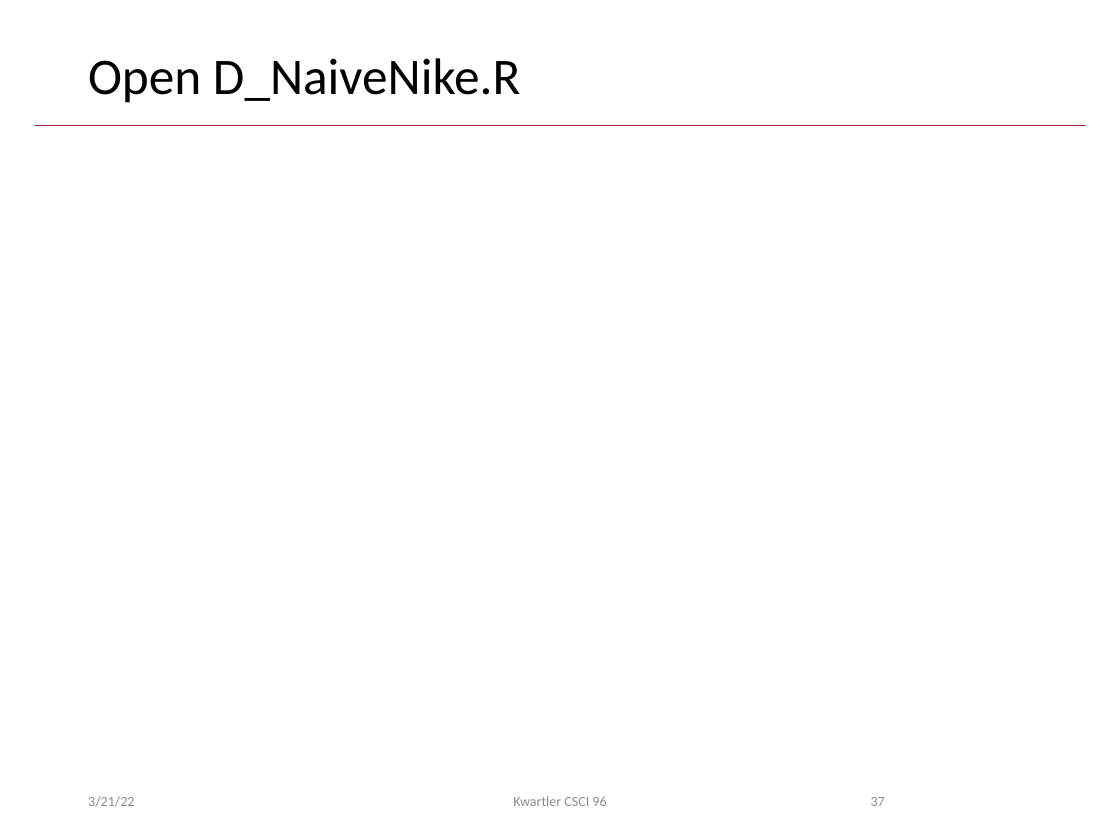
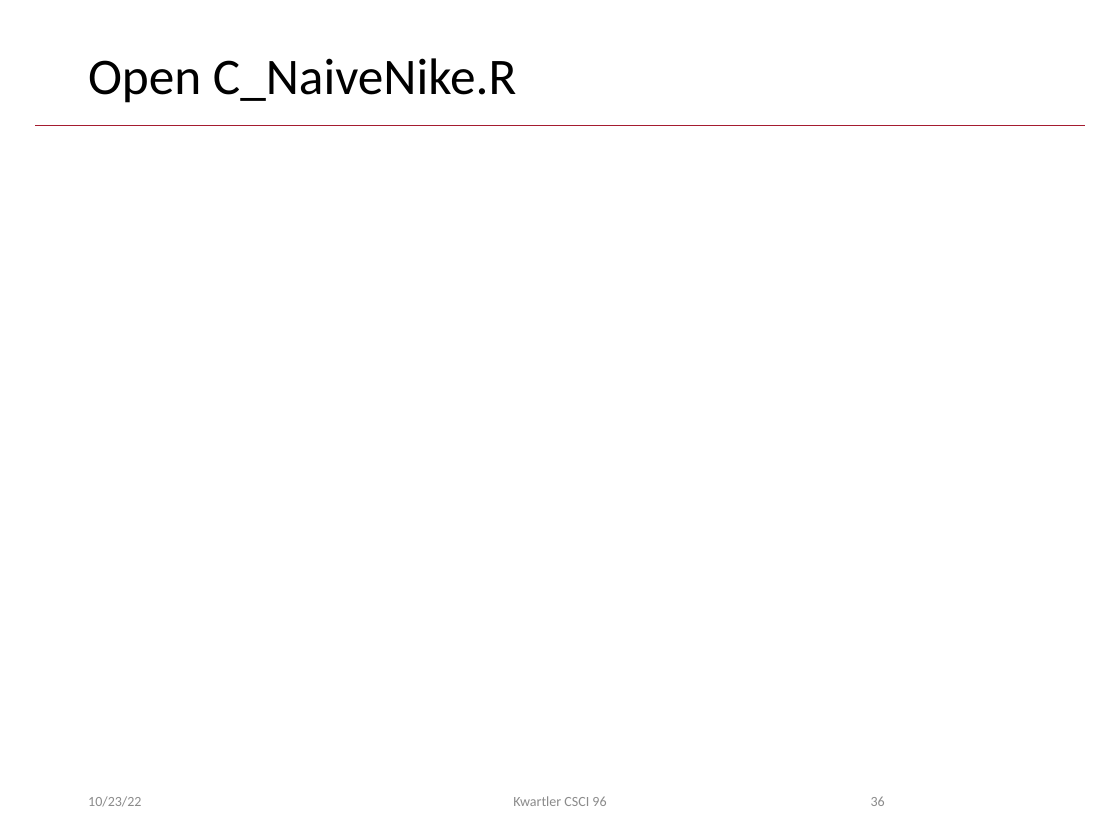
Before and after one commit to kwartler/Harvard_DataMining_Business_Student, a slide deck: slide 36 of Lessons/G_TimeSeries_Equities/A_TimeSeries.pptx (slide 37 before the commit). Drawn at 1120x840 pixels with LibreOffice and Linux fonts; fonts in the diff are those of the drawing; background and template pictures are left out. Boxes give left, top, right and bottom in pixels: in the first picture for what was removed or moved away, otherwise in the second. Text is boxed around its words. In the diff, an @@ line names an element or a change of style, - is before the commit and + after.

```diff
--- a/Lessons/G_TimeSeries_Equities/A_TimeSeries.pptx
+++ b/Lessons/G_TimeSeries_Equities/A_TimeSeries.pptx
@@ title at [88, 58, 516, 103]: text changed @@
-Open D_NaiveNike.R
+Open C_NaiveNike.R
@@ text at [88, 796, 141, 807]: text changed @@
-3/21/22
+10/23/22
@@ page number at [871, 796, 885, 806]: text changed @@
-37
+36
```
Also in this commit, not shown: 50 other slides changed, 1 slide removed.
